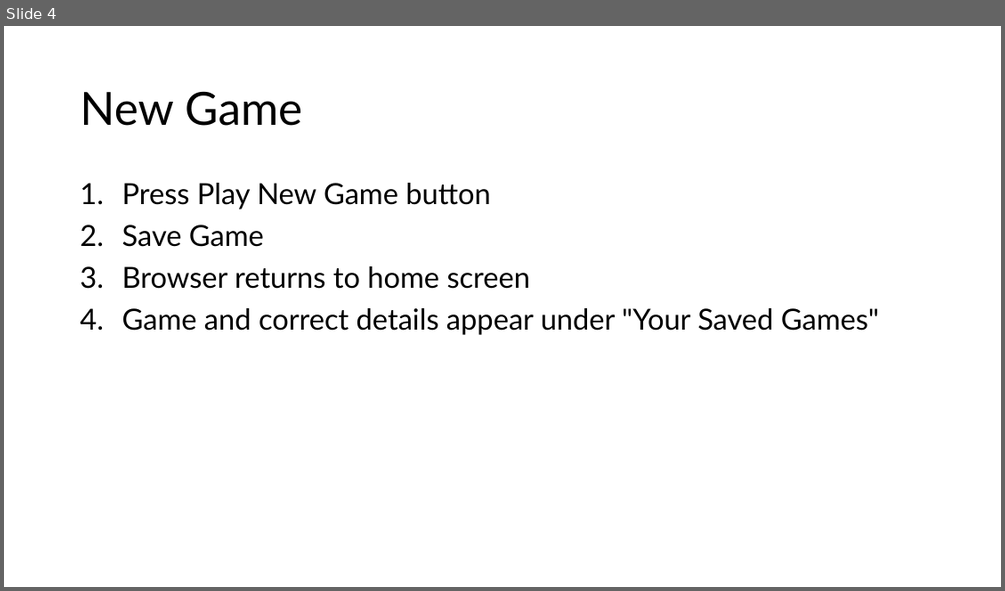
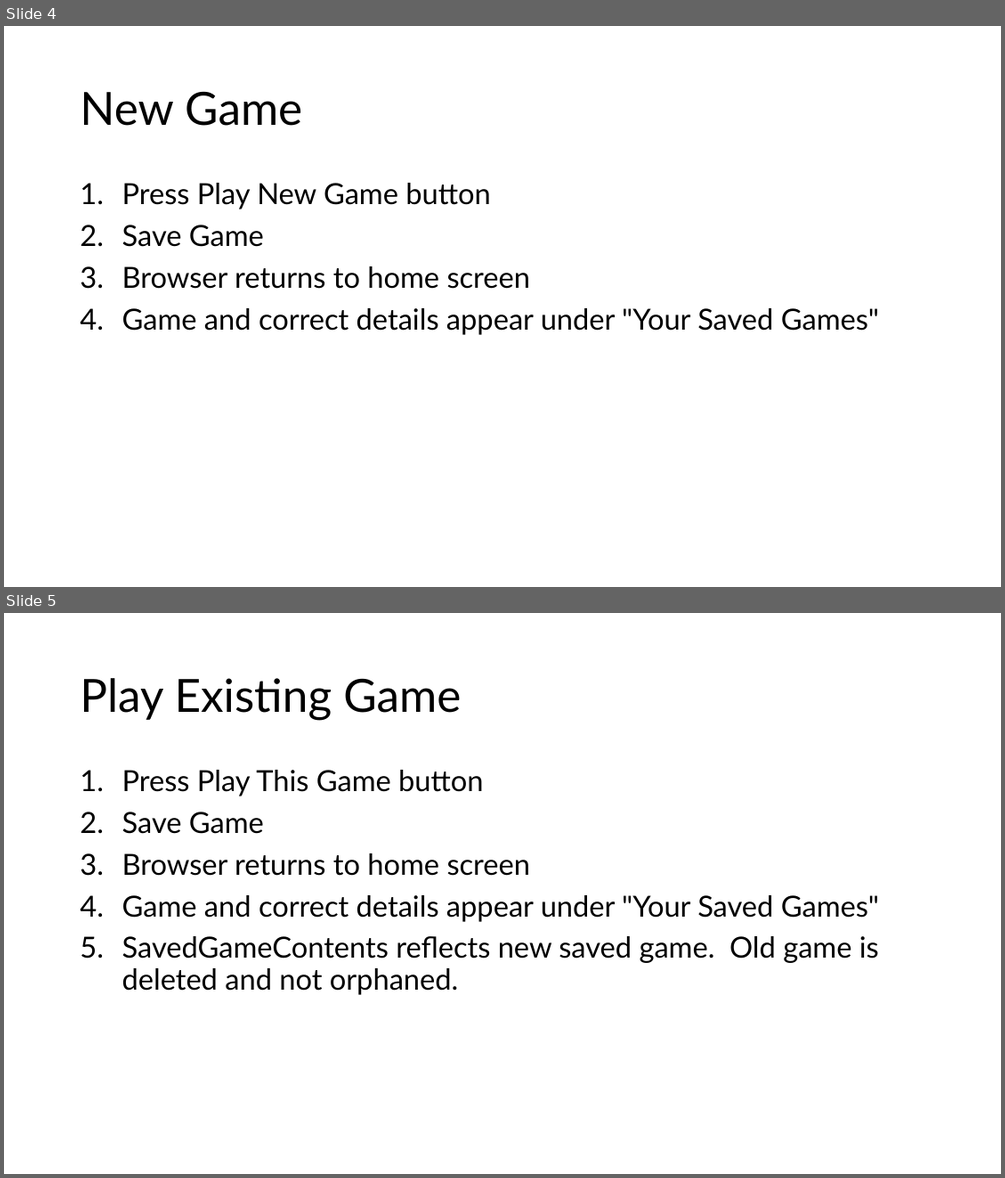
Before and after one commit to marcjohnston/AngbandOS, a slide deck: Documents/Testing.pptx. Shown one above the other, each under a label of ours: slide 4 before the commit, slides 4 and 5 after it. The pictures are 1005x591 and 1005x1178 pixels, drawn with LibreOffice and Linux fonts; fonts in the diff are those of the drawing. Boxes give left, top, right and bottom in pixels: in the first picture for what was removed or moved away, otherwise in the second. Text is boxed around its words. In the diff, an @@ line names an element or a change of style, - is before the commit and + after.

```diff
--- a/Documents/Testing.pptx
+++ b/Documents/Testing.pptx
@@ slide 5 added at box(4, 613, 1001, 1174), background #FFFFFF @@
@@ title added at box(80, 678, 461, 720), 44 pt, text #000000 @@
+Play Existing Game
@@ text added at box(122, 770, 879, 995), 28 pt, text #000000 @@
+1. Press Play This Game button
+2. Save Game
+3. Browser returns to home screen
+4. Game and correct details appear under "Your Saved Games"
+5. SavedGameContents reflects new saved game. Old game is deleted and not orphaned.
```
Also in this commit, not shown: 25 other files.
